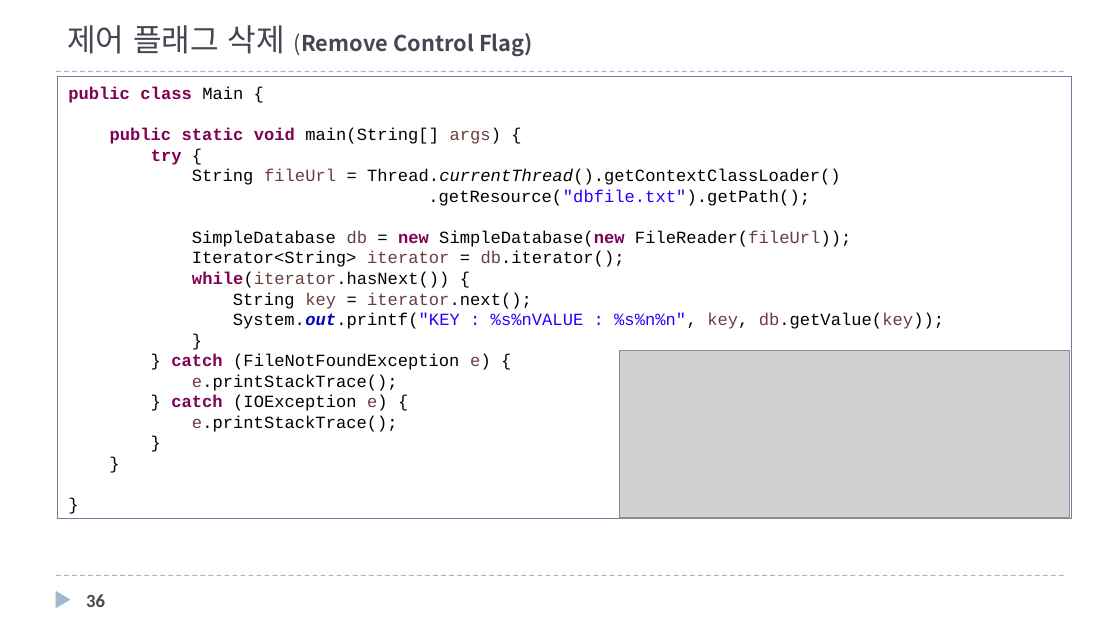
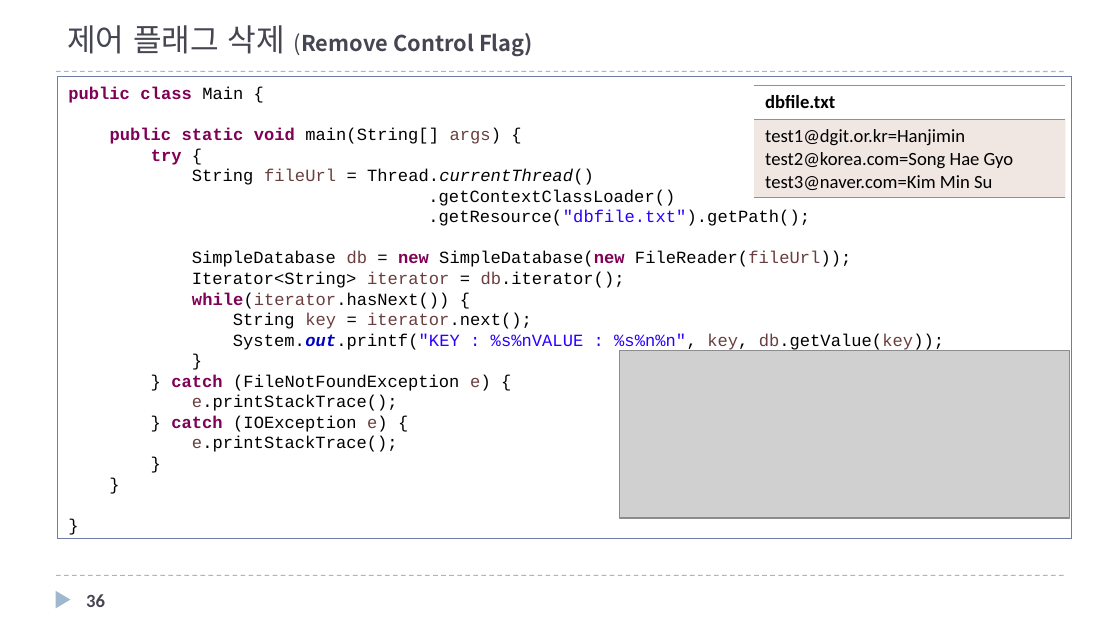
Before and after one commit to mkgungor/refactoring_java, a slide deck: slide 36 of ppt/자바로 배우는 리팩토링 입문.pptx. Drawn at 1120x630 pixels with LibreOffice and Linux fonts; fonts in the diff are those of the drawing; grey boxes stand for pictures. Boxes give left, top, right and bottom in pixels: in the first picture for what was removed or moved away, otherwise in the second. Text is boxed around its words. In the diff, an @@ line names an element or a change of style, - is before the commit and + after.

```diff
--- a/ppt/자바로 배우는 리팩토링 입문.pptx
+++ b/ppt/자바로 배우는 리팩토링 입문.pptx
@@ rectangle "public class Main {": place and size @@
-rectangle "public class Main {" at box(57, 77, 1072, 519)
+rectangle "public class Main {" at box(57, 77, 1072, 539)
@@ table added at box(754, 86, 1065, 198), 2 rows, 1 columns @@
+dbfile.txt
+test1@dgit.or.kr=Hanjimin / test2@korea.com=Song Hae Gyo / test3@naver.com=Kim Min Su
@@ text in rectangle at box(192, 169, 810, 226): text changed @@
-String fileUrl = Thread.currentThread().getContextClassLoader()
-.getResource("dbfile.txt").getPath();
+String fileUrl = Thread.currentThread()
+.getContextClassLoader()
+.getResource("dbfile.txt").getPath();
```
Also in this commit, not shown: 6 other slides changed, 10 slides added, 1 slide removed, 5 other files.
